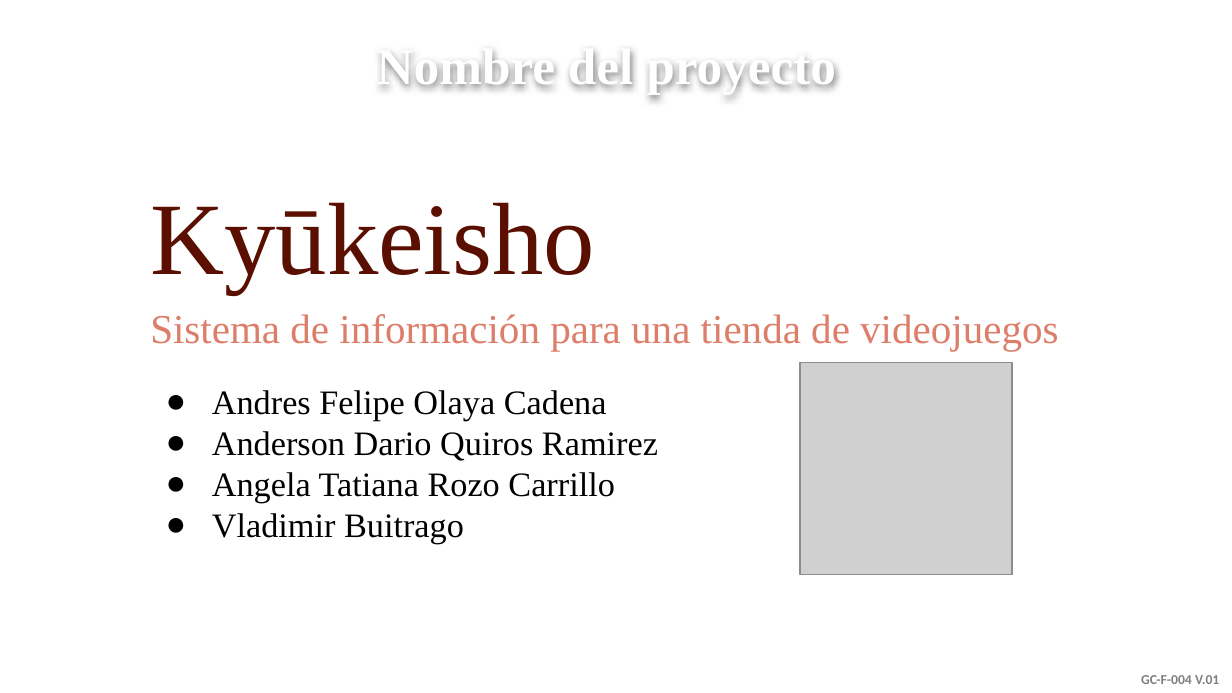
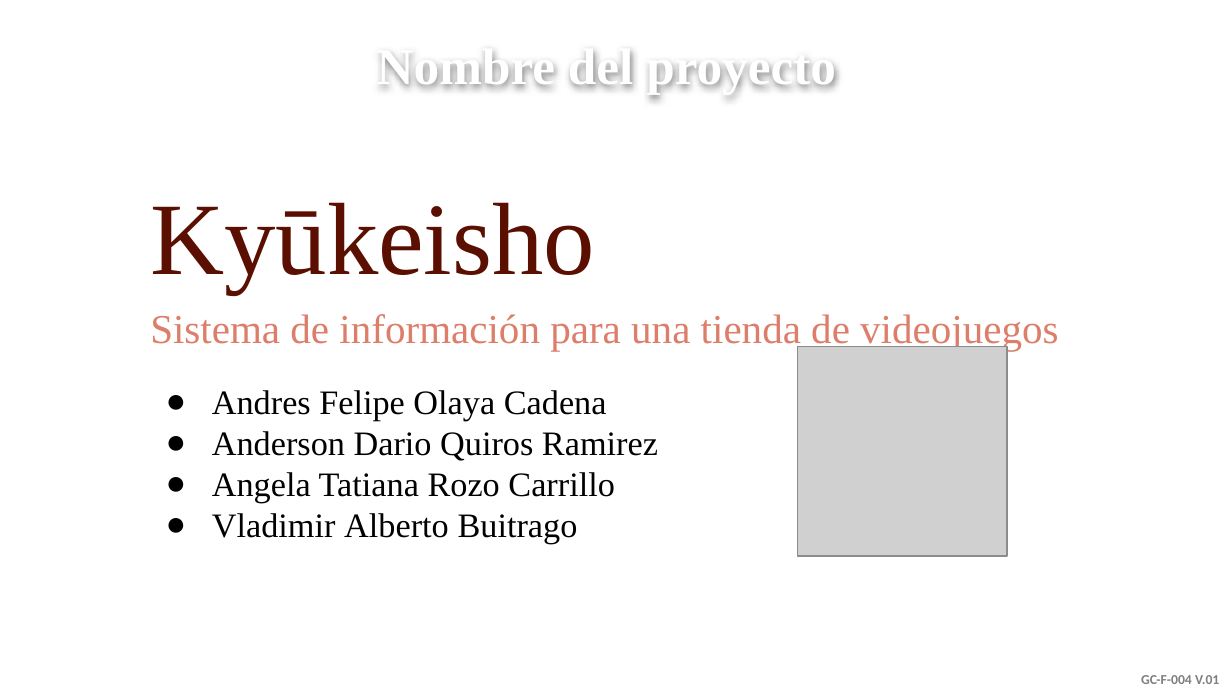
Before and after one commit to senaceet/Kyukeisho_New, a slide deck: slide 3 of 1- Analisis/1- Presentación/01 - Versión_2/Presentación_Componente_Metodologico_2.pptx. Drawn at 1232x693 pixels with LibreOffice and Linux fonts; fonts in the diff are those of the drawing; grey boxes stand for pictures; background and template pictures are left out. Boxes give left, top, right and bottom in pixels: in the first picture for what was removed or moved away, otherwise in the second. Text is boxed around its words. In the diff, an @@ line names an element or a change of style, - is before the commit and + after.

```diff
--- a/1- Analisis/1- Presentación/01 - Versión_2/Presentación_Componente_Metodologico_2.pptx
+++ b/1- Analisis/1- Presentación/01 - Versión_2/Presentación_Componente_Metodologico_2.pptx
@@ picture: place and size @@
-picture at [800,362,1011,574]
+picture at [797,346,1007,556]
@@ text at [212,513,578,544]: text changed @@
-● Vladimir Buitrago
+● Vladimir Alberto Buitrago
```
Also in this commit, not shown: 1 other slide changed, 1 other file.
